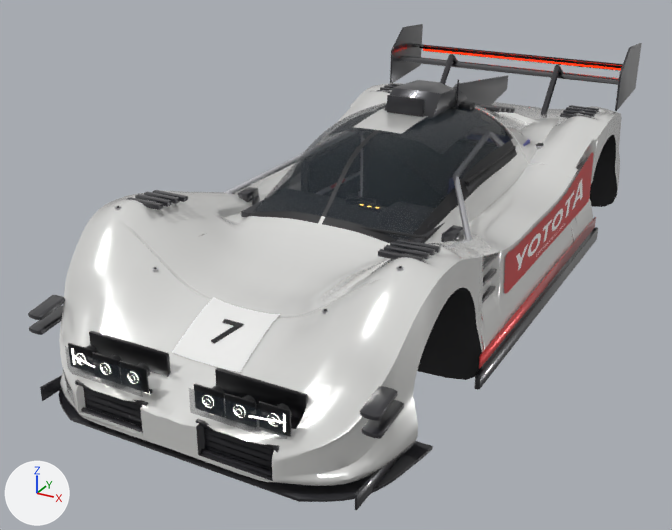
Two versions of the Blender file content/cars/yotota-lmp2/yotota_lmp2.blend, one commit apart.
The view is the same before and after, from a 50 mm lens placed at (2.42, -5.25, 2.62), pointed at (-0.25, -0.4, 0.19). Arrows for +X, +Y and +Z are at lower left; the lights stay in place. The older version comes first.

The first picture shows 'yotota_lmp2'.
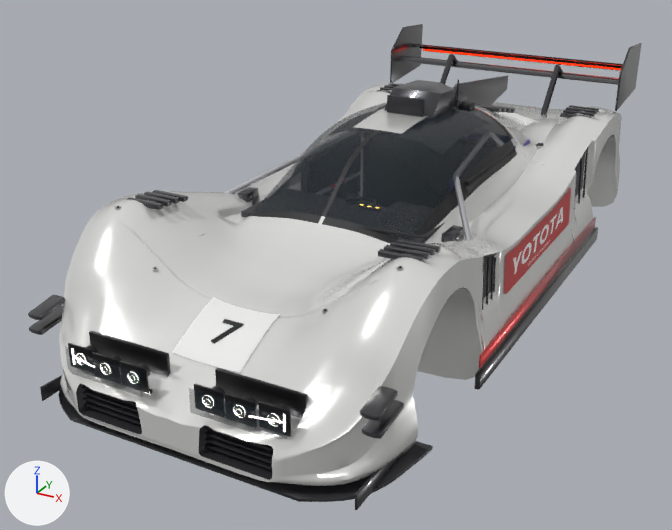
Where the change shows, as pixel boxes (x1, y1, x2, y2) in the pictures (672 x 530 px; the box of a moved part takes in the faces that stretch with it):
part 1 of me_yotota_lmp2, deleted
    before: (75, 379, 148, 433)
part 2 of me_yotota_lmp2, deleted
    before: (196, 419, 279, 477)
part 3 of me_yotota_lmp2, cut back
    before: (343, 103, 596, 304)
    after: (338, 102, 597, 310)
part 4 of me_yotota_lmp2, moved or reshaped
    before: (74, 338, 286, 483)
    after: (74, 338, 286, 482)
part 5 of me_yotota_lmp2, recoloured
    both: (484, 252, 498, 293)
part 6 of me_yotota_lmp2, recoloured
    both: (417, 135, 617, 380)
part 7 of me_yotota_lmp2, recoloured
    both: (256, 405, 302, 429)

The change, as a list of edits to the scene's bpy script:
```text
Change me_yotota_lmp2:
    used by ob_yotota_lmp2; location = (0.0, 0.0, 0.0)
    remove me_yotota_lmp2.from_pydata(...)  # 35605 vertices, 32943 faces; spans x -1.04..1.04, y -2.45..2.41, z 0.03..1.3
    add me_yotota_lmp2.from_pydata(...)  # 40044 vertices, 35985 faces; spans x -1.04..1.04, y -2.45..2.41, z 0.03..1.3
    me_yotota_lmp2 part 1: the loose piece of 184 vertices spanning x -0.58..-0.14, y -2.43..-2.41, z 0.12..0.29 is deleted
    me_yotota_lmp2 part 2: the loose piece of 184 vertices spanning x 0.14..0.58, y -2.43..-2.41, z 0.12..0.29 is deleted
    me_yotota_lmp2 part 3: 76 vertices moved within x -1.02..1.02, y 0.99..1.14, z 0.03..1.0; 1271 vertices removed from x -0.98..0.98, y -1.02..1.14, z 0.37..1.06; 5007 vertices added at x -1.02..1.02, y -0.99..1.14, z 0.03..1.06
    me_yotota_lmp2 part 4: 102 vertices moved within x -0.55..0.55, y -2.43..-2.41, z 0.15..0.29; 444 vertices removed from x -0.56..0.56, y -2.45..-1.9, z 0.12..0.52; 435 vertices added at x -0.56..0.56, y -2.45..-1.9, z 0.12..0.51
    me_yotota_lmp2 part 5: 76 faces spanning x -0.97..0.96, y -1.03..-0.77, z 0.4..0.74 switch from mat_car_paint (white #f3f3f1) to mat_car_mesh (dark grey #353538)
    me_yotota_lmp2 part 6: 121 faces spanning x -1.02..1.02, y -1.88..1.89, z 0.03..0.75 switch from mat_car_liner (dark grey #2f2f30) to mat_car_paint (white #f3f3f1)
    me_yotota_lmp2 part 7: 18 faces spanning x -0.76..0.76, y -2.36..2.3, z 0.34..0.62 switch from mat_car_lamp_housing (black #242427) to mat_car_paint (white #f3f3f1)
    other edits to the shape of me_yotota_lmp2 do not show in these pictures
```
